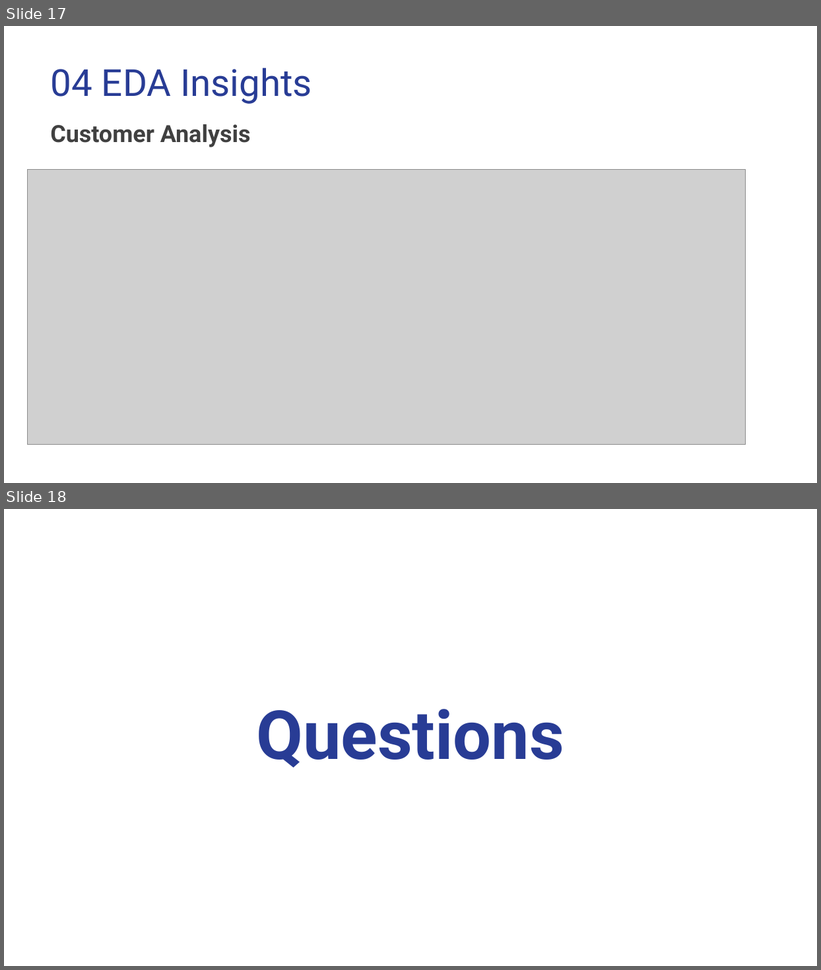
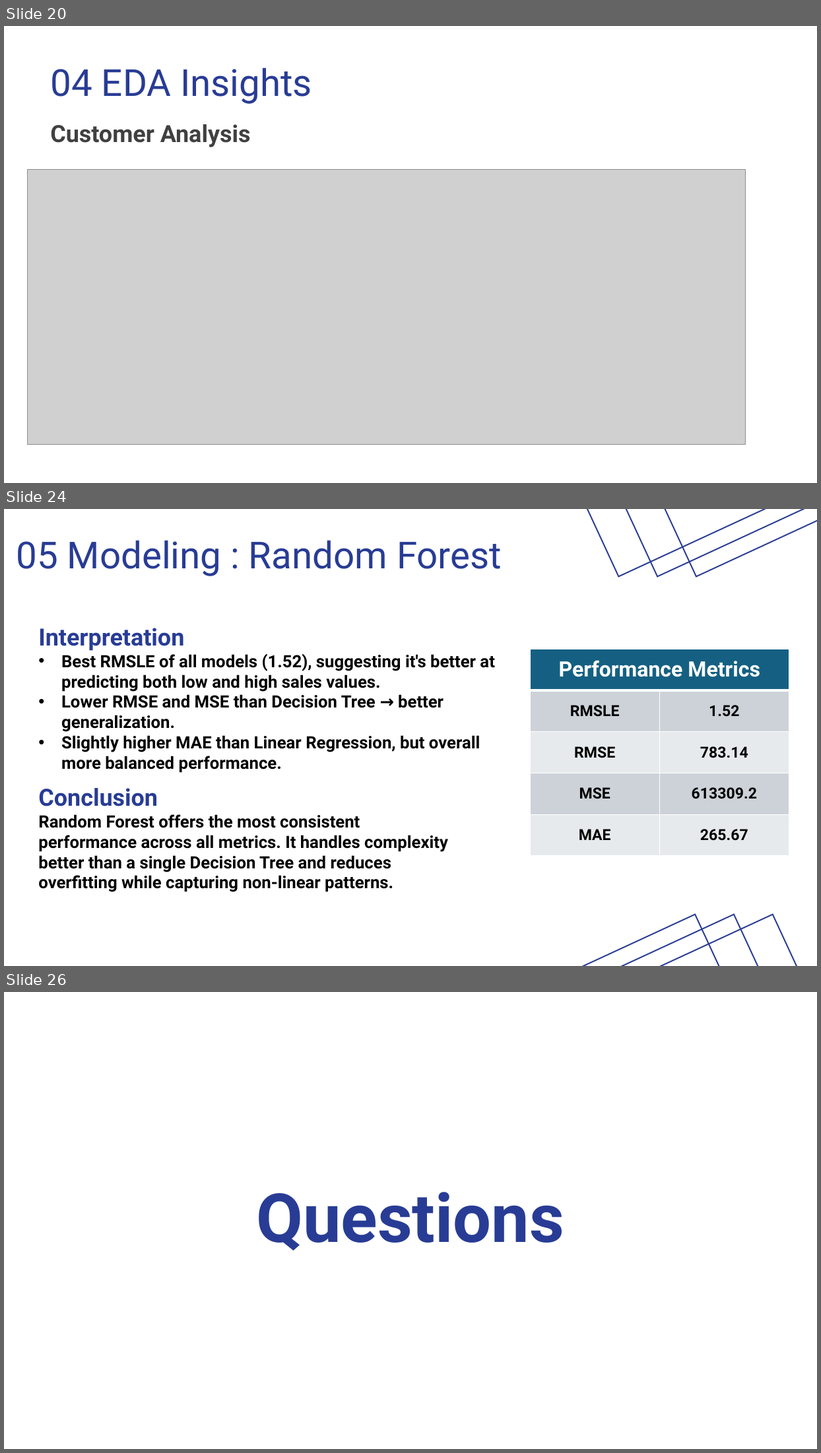
Before and after one commit to AbdallahGasem/Sales-Forecasting-and-Demand-Prediction, a slide deck: Milestones/M1/SalesForecastingandDemandPredication-Presentation.pptx. Shown one above the other, each under a label of ours: slides 17 and 18 before the commit, slides 20, 24 and 26 after it; the slides between them are not shown. The pictures are 821x970 and 821x1453 pixels, drawn with LibreOffice and Linux fonts; fonts in the diff are those of the drawing; grey boxes stand for pictures. Boxes give left, top, right and bottom in pixels: in the first picture for what was removed or moved away, otherwise in the second. Text is boxed around its words. In the diff, an @@ line names an element or a change of style, - is before the commit and + after.

Commit message:
New Data and New Models

```diff
--- a/Milestones/M1/SalesForecastingandDemandPredication-Presentation.pptx
+++ b/Milestones/M1/SalesForecastingandDemandPredication-Presentation.pptx
@@ slide 24 added at (4,509,817,966), background #FFFFFF @@
@@ rectangle added at (473,509,817,576), outline #283C95 1.5 pt @@
@@ rectangle added at (512,509,817,576), outline #283C95 1.5 pt @@
@@ rectangle added at (551,509,817,576), outline #283C95 1.5 pt @@
@@ title added at (16,540,502,576), 44 pt, text #283C95 @@
+05 Modeling : Random Forest
@@ text added at (38,628,494,773), 20 pt, text #000000, bold @@
+Interpretation:
+• Best RMSLE of all models (1.52), suggesting it's better at predicting both low and high sales values.
+• Lower RMSE and MSE than Decision Tree → better generalization.
+• Slightly higher MAE than Linear Regression, but overall more balanced performance.
@@ table added at (531,650,789,857), 5 rows, 2 columns @@
+Performance Metrics | 
+RMSLE | 1.52
+RMSE | 783.14
+MSE | 613309.2
+MAE | 265.67
@@ text added at (38,788,448,892), 20 pt, text #000000, bold @@
+Conclusion
+Random Forest offers the most consistent performance across all metrics. It handles complexity better than a single Decision Tree and reduces overfitting while capturing non-linear patterns.
@@ rectangle added at (387,915,817,966), outline #283C95 1.5 pt @@
@@ rectangle added at (425,915,817,966), outline #283C95 1.5 pt @@
@@ rectangle added at (464,915,817,966), outline #283C95 1.5 pt @@
@@ what was slide 17 is now slide 20 @@
@@ what was slide 18 is now slide 26 @@
```
Also in this commit, not shown: 2 slides changed, 7 other slides added, 5 other files.
